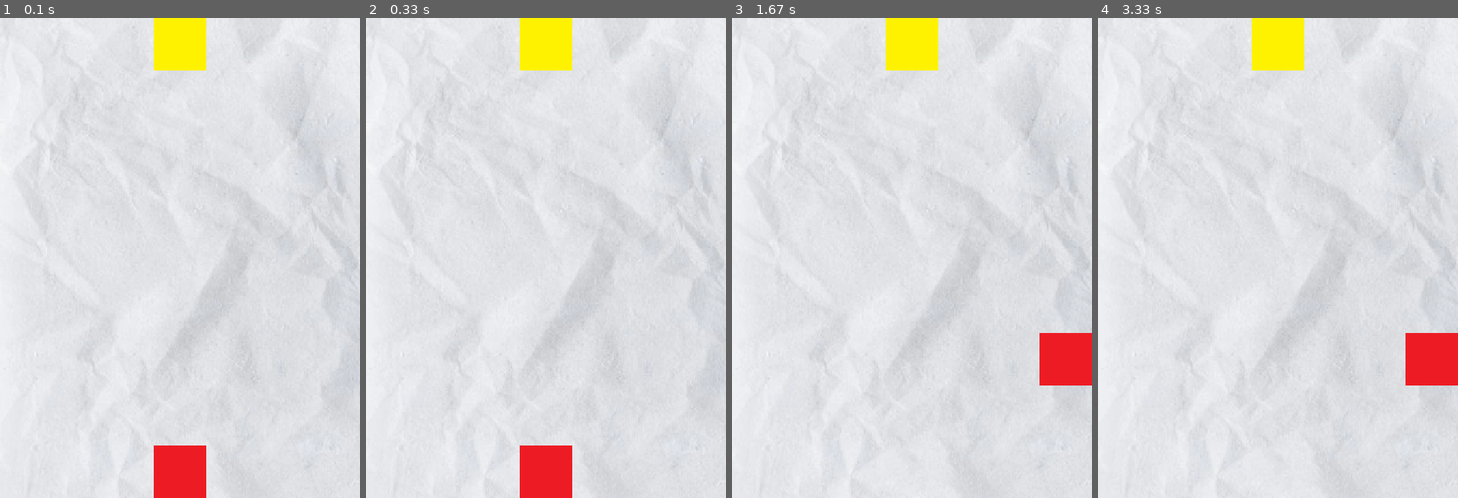
Above: before the commit, frames 1-4 (left to right).
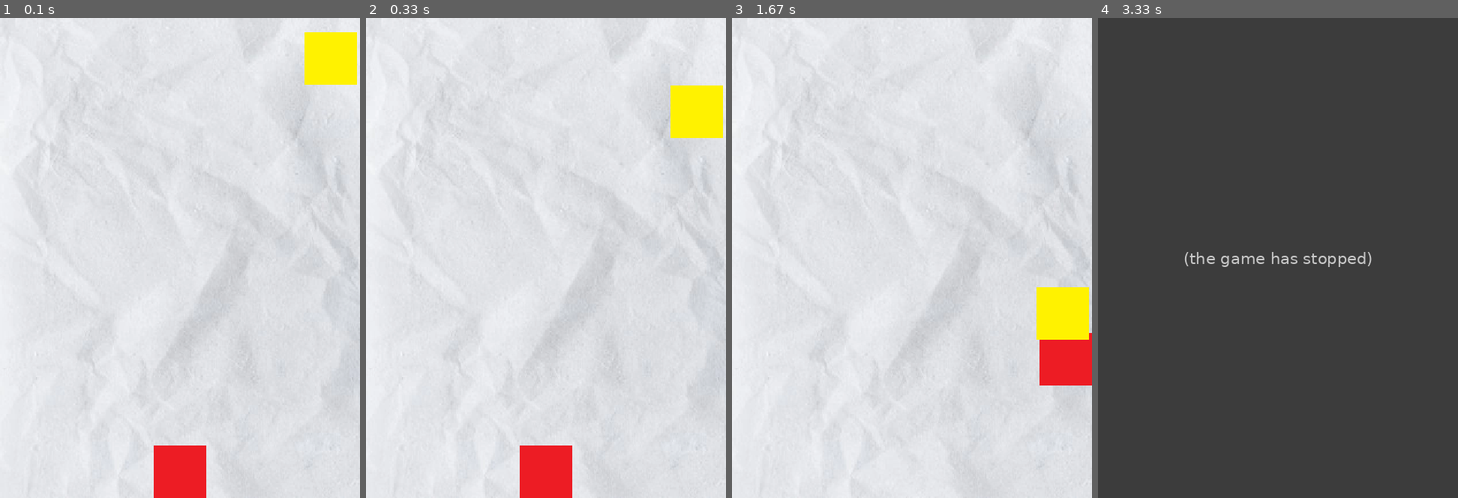
Above: after the commit, the same moments.

Repository: bluedog129/pythongame
Game: pygame game, started from ddong_game/Dgame_frame.py
The game is run twice, just before and just after one commit, with the same random seed, the same clock (stepped at 60 frames per second) and the same inputs.
Inputs:
- Up to frame 1 (0.1 s): no input
- Up to frame 2 (0.33 s): no input
- Up to frame 3 (1.67 s): hold Right 0.33-0.8 s; hold Up 0.83-1.13 s; hold Right 1.17-1.63 s
- Up to frame 4 (3.33 s): no input

The runs differ from the first frame. In frame 1, 3.2% of the frame differs, in the area x 42-100%, y 0-14%; in frame 2, 3.2%; in frame 3, 3.2%; in frame 4, 100%, in the area x 0-100%, y 0-100%.
After the commit the program exited at 3.2 s; later frames show no game.

Commit message:
똥게임 완성

Diff:
--- a/ddong_game/Dgame_frame.py
+++ b/ddong_game/Dgame_frame.py
@@ -1,4 +1,5 @@
 import pygame
+import random
 #########################################################
 
 # 기본 초기화 (반드시 해야 하는 것들)
@@ -24,15 +25,16 @@
 enemy_size = enemy.get_rect().size
 enemy_width = enemy_size[0]
 enemy_height = enemy_size[1]
-enemy_x_pos = (screen_width / 2) - (enemy_width / 2)
+enemy_x_pos = random.randrange(0,screen_width-enemy_width)
 enemy_y_pos = 0
 
 # 이동할 좌표
-to_x = 0
-to_y = 0
+character_to_x = 0
+character_to_y = 0
 
 # 이동 속도
 character_speed = 0.5
+enemy_speed = 0.3
 
 # FPS
 clock = pygame.time.Clock()
@@ -58,39 +60,61 @@
 
         if event.type == pygame.KEYDOWN:
             if event.key == pygame.K_LEFT:
-                to_x -= character_speed
+                character_to_x -= character_speed
             elif event.key == pygame.K_RIGHT:
-                to_x += character_speed
+                character_to_x += character_speed
             elif event.key == pygame.K_UP:
-                to_y -= character_speed
+                character_to_y -= character_speed
             elif event.key == pygame.K_DOWN:
-                to_y += character_speed
+                character_to_y += character_speed
 
         if event.type == pygame.KEYUP: # 방향키를 떼면 멈춤
             if event.key == pygame.K_LEFT or event.key == pygame.K_RIGHT:
-                to_x = 0
+                character_to_x = 0
             elif event.key == pygame.K_UP or event.key == pygame.K_DOWN:
-                to_y = 0
+                character_to_y = 0
 
-    character_x_pos += to_x * dt
-    character_y_pos += to_y * dt
 
-    # 가로 경계값 처리
+
+    # 3. 게임 캐릭터 위치 정의
+
+    # 캐릭터 위치 정의
+    character_x_pos += character_to_x * dt
+    character_y_pos += character_to_y * dt
+    # 캐릭터 이동 가로 경계값 처리
     if character_x_pos < 0:
         character_x_pos = 0
     elif character_x_pos > screen_width - character_width:
         character_x_pos = screen_width - character_width
-
-    # 세로 경계값 처리
+    # 캐릭터 이동 세로 경계값 처리
     if character_y_pos < 0:
         character_y_pos = 0
     elif character_y_pos > screen_height - character_height:
         character_y_pos = screen_height - character_height
 
-    # 3. 게임 캐릭터 위치 정의
 
+    # 똥 캐릭터 위치 이동
+    # 충돌이 일어나기 전까지 떨어짐 반복
+    enemy_y_pos += enemy_speed * dt
+    if enemy_y_pos > screen_height - enemy_height: # enemy_y_pos < screen_height-enemy_height 일때까지 떨어짐
+        enemy_y_pos = 0
+        enemy_x_pos = random.randrange(0,screen_width-enemy_width)
 
     # 4. 충돌 처리
+    # 충돌 처리를 위한 rect 정보 업데이트
+    character_rect = character.get_rect()
+    character_rect.left = character_x_pos
+    character_rect.top = character_y_pos
+
+    enemy_rect = enemy.get_rect()
+    enemy_rect.left = enemy_x_pos
+    enemy_rect.top = enemy_y_pos
+
+    # 충돌 체크
+    if character_rect.colliderect(enemy_rect):
+        print("충돌했어요!")
+        running = False
+
 
     # 5. 화면에 그리기
     screen.blit(background, (0, 0)) # 배경화면 그리기
